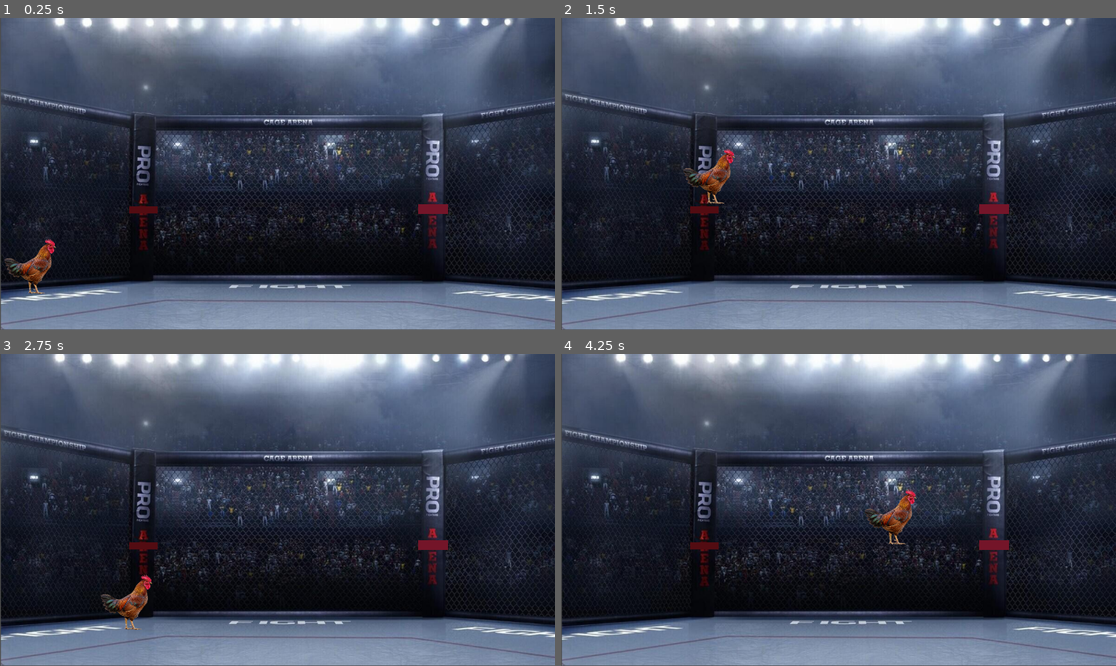
Above: before the commit, frames 1-4 (two rows, left to right).
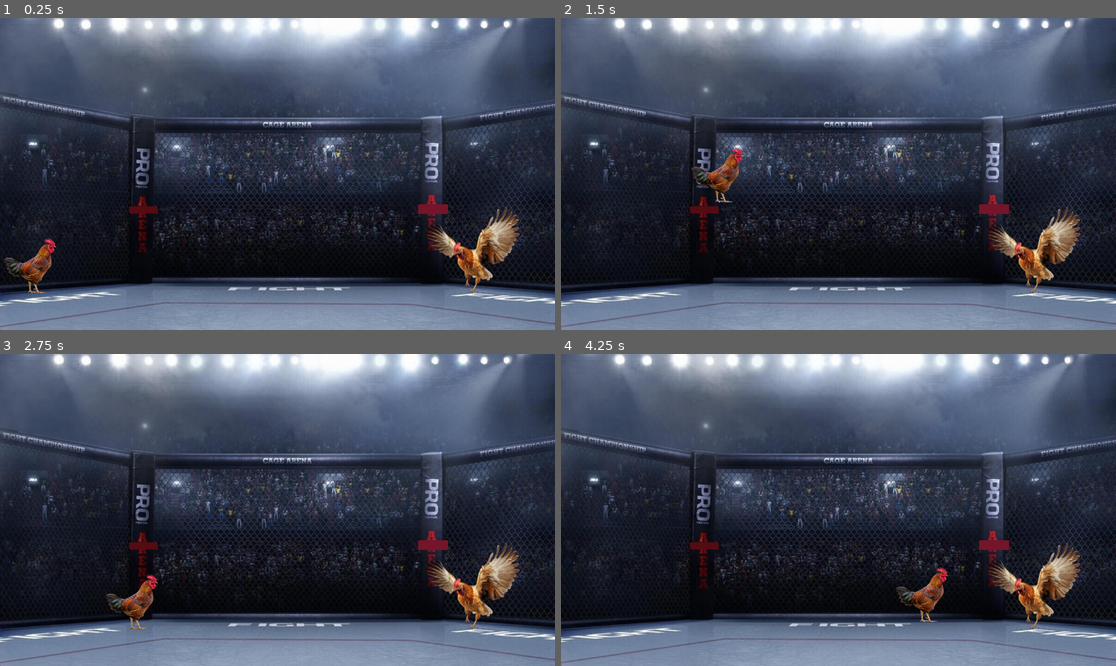
Above: after the commit, the same moments.

Repository: IsaacNunes01/rinha-de-galo-2d
Game: Godot game, scene res://ringue.tscn
The game is run twice, just before and just after one commit, with the same random seed, the same clock (stepped at 60 frames per second) and the same inputs.
Inputs:
- Up to frame 1 (0.25 s): no input
- Up to frame 2 (1.5 s): tap Enter at 0.5 s; hold Right (ui_right) from 0.53 s (still down); tap Up (ui_up) at 0.77 s
- Up to frame 3 (2.75 s): tap Up (ui_up) at 1.52 s; release Right (ui_right) at 2.03 s; hold Left (ui_left) from 2.03 s (still down)
- Up to frame 4 (4.25 s): release Left (ui_left) at 2.78 s; hold Right (ui_right) from 2.78 s (still down); tap Up (ui_up) at 3.02, 3.77 s

The runs differ from the first frame. In frame 1, 13% of the frame differs, in the area x 0-100%, y 0-100%; in frame 2, 13%; in frame 3, 13%; in frame 4, 14%.

Commit message:
Correção e adição de objetos e oponente

Diff:
--- /dev/null
+++ b/galo_feroz.gd
@@ -0,0 +1,23 @@
+extends CharacterBody2D
+
+@export var speed = 50
+var player: Node2D
+var attack_range = 100
+
+func _ready():
+	player = get_node("/root/Player")  # Ajuste o caminho conforme necessário
+
+func _process(delta):
+	if player:
+		move_towards_player()
+		if position.distance_to(player.position) < attack_range:
+			attack()
+
+func move_towards_player():
+	var direction = (player.position - position).normalized()
+	velocity = direction * speed  # Define a velocidade
+	move_and_slide()  # Chama a função sem argumentos
+
+func attack():
+	print("Atacando o jogador!")
+	# Adicione lógica de ataque aqui
--- a/galo_medroso.gd
+++ b/galo_medroso.gd
@@ -1,7 +1,7 @@
 extends CharacterBody2D
 
 
-const SPEED = 300.0
+const SPEED = 340.0
 const JUMP_VELOCITY = -600.0
 
 
--- a/ringue.tscn
+++ b/ringue.tscn
@@ -1,11 +1,14 @@
-[gd_scene load_steps=9 format=3 uid="uid://d11k6gms7tue1"]
+[gd_scene load_steps=12 format=3 uid="uid://d11k6gms7tue1"]
 
 [ext_resource type="Texture2D" uid="uid://di7d2y8kah1q8" path="res://galomedroso-removebg-preview.png" id="1_1hyog"]
 [ext_resource type="Texture2D" uid="uid://cbw4oo0ithdj3" path="res://RingueDeGalo.jpg" id="1_814x0"]
 [ext_resource type="Script" path="res://galo_medroso.gd" id="2_4mphk"]
+[ext_resource type="Script" path="res://galo_feroz.gd" id="4_aa60y"]
+[ext_resource type="Texture2D" uid="uid://dooykx4ftlkxu" path="res://galoferoz-removebg-preview.png" id="4_vxqe4"]
 
-[sub_resource type="CircleShape2D" id="CircleShape2D_x3fby"]
-radius = 57.0
+[sub_resource type="CapsuleShape2D" id="CapsuleShape2D_canuv"]
+radius = 34.0
+height = 116.0
 
 [sub_resource type="RectangleShape2D" id="RectangleShape2D_l13kt"]
 size = Vector2(62, 20)
@@ -19,11 +22,15 @@
 [sub_resource type="RectangleShape2D" id="RectangleShape2D_qlrd5"]
 size = Vector2(543, 21)
 
+[sub_resource type="CapsuleShape2D" id="CapsuleShape2D_ttt4b"]
+radius = 39.0
+height = 134.0
+
 [node name="Ringue" type="Node2D"]
 metadata/_edit_lock_ = true
 
 [node name="Sprite2D" type="Sprite2D" parent="."]
-position = Vector2(578, 321)
+position = Vector2(576, 326)
 scale = Vector2(0.96, 1.03413)
 texture = ExtResource("1_814x0")
 metadata/_edit_lock_ = true
@@ -40,11 +47,12 @@
 metadata/_edit_lock_ = true
 
 [node name="CollisionShape2D" type="CollisionShape2D" parent="Galo Medroso"]
-shape = SubResource("CircleShape2D_x3fby")
+shape = SubResource("CapsuleShape2D_canuv")
 metadata/_edit_lock_ = true
 
 [node name="Suporte oponente" type="StaticBody2D" parent="."]
 position = Vector2(898, 397)
+metadata/_edit_lock_ = true
 
 [node name="CollisionShape2D" type="CollisionShape2D" parent="Suporte oponente"]
 position = Vector2(1, 0)
@@ -92,3 +100,38 @@
 position = Vector2(-11.5, 0)
 shape = SubResource("RectangleShape2D_qlrd5")
 metadata/_edit_lock_ = true
+
+[node name="Cerca esquerda" type="StaticBody2D" parent="."]
+position = Vector2(145, 180)
+metadata/_edit_lock_ = true
+
+[node name="CollisionPolygon2D" type="CollisionPolygon2D" parent="Cerca esquerda"]
+position = Vector2(-32.5495, 4.19647)
+scale = Vector2(3.45052, 1.05613)
+polygon = PackedVector2Array(-31.4302, -35.2195, 29.4302, 1.70767, 29.72, 22.5384, -32.0098, -14.3888)
+metadata/_edit_lock_ = true
+
+[node name="Cerca direita" type="StaticBody2D" parent="."]
+position = Vector2(1041, 193)
+metadata/_edit_lock_ = true
+
+[node name="CollisionPolygon2D" type="CollisionPolygon2D" parent="Cerca direita"]
+position = Vector2(18, 10)
+scale = Vector2(9.3, 3.3)
+polygon = PackedVector2Array(10.1075, -10.6061, -10.1075, -1.21212, -10, 4.54546, 10, -4.54545)
+metadata/_edit_lock_ = true
+
+[node name="Galo Feroz" type="CharacterBody2D" parent="."]
+position = Vector2(980, 482)
+script = ExtResource("4_aa60y")
+metadata/_edit_lock_ = true
+
+[node name="Sprite2D" type="Sprite2D" parent="Galo Feroz"]
+scale = Vector2(0.42278, 0.406639)
+texture = ExtResource("4_vxqe4")
+metadata/_edit_lock_ = true
+
+[node name="CollisionShape2D" type="CollisionShape2D" parent="Galo Feroz"]
+position = Vector2(1, 20)
+shape = SubResource("CapsuleShape2D_ttt4b")
+metadata/_edit_lock_ = true
